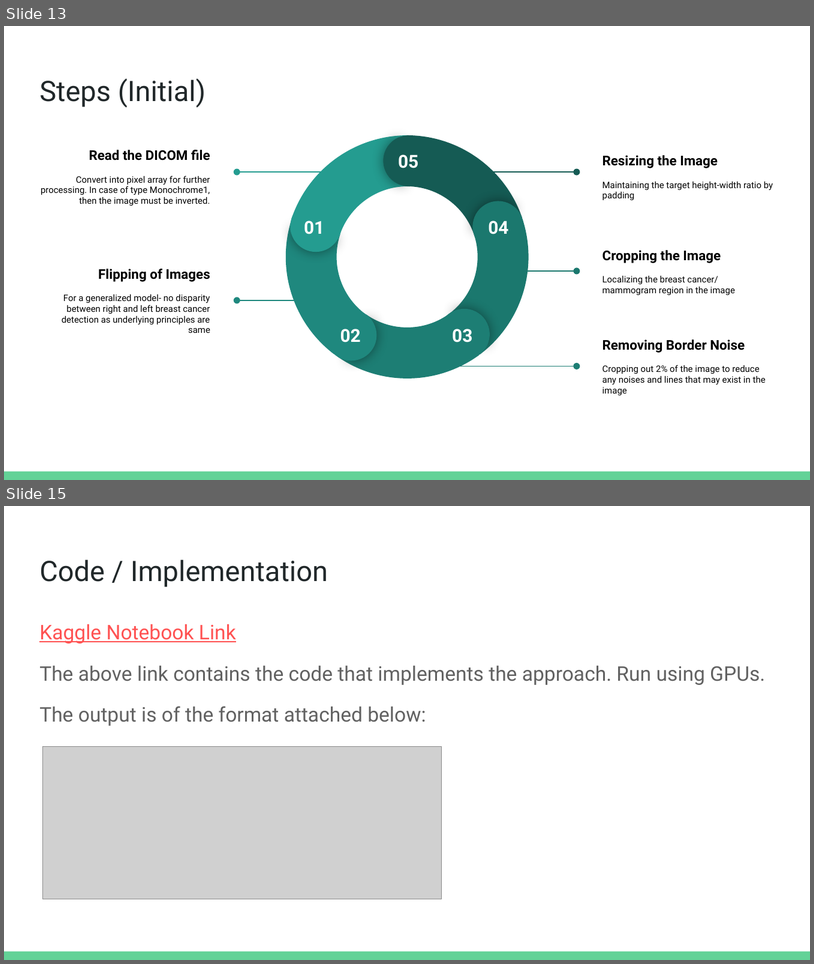
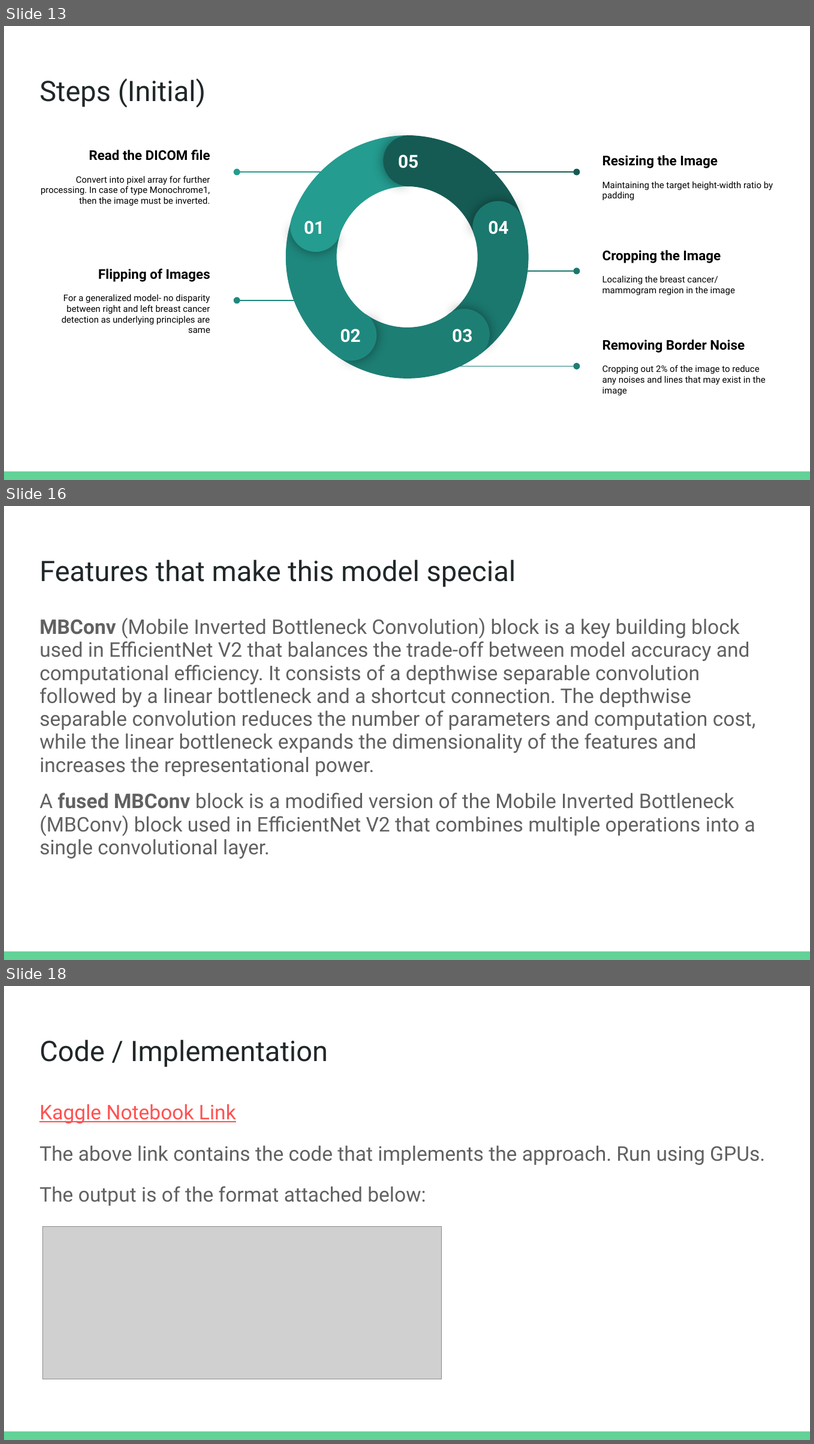
Before and after one commit to SachitNair/CSE4088_DA_2, a slide deck: DL- DA2.pptx. Shown one above the other, each under a label of ours: slides 13 and 15 before the commit, slides 13, 16 and 18 after it; the slides between them are not shown. The pictures are 814x964 and 814x1444 pixels, drawn with LibreOffice and Linux fonts; fonts in the diff are those of the drawing; grey boxes stand for pictures. Boxes give left, top, right and bottom in pixels: in the first picture for what was removed or moved away, otherwise in the second. Text is boxed around its words. In the diff, an @@ line names an element or a change of style, - is before the commit and + after.

```diff
--- a/DL- DA2.pptx
+++ b/DL- DA2.pptx
@@ slide 16 added at box(4, 506, 810, 960), background #FFFFFF; not listed: 1 template element that a slide beside it also shows @@
@@ title added at box(39, 559, 516, 587), 25.2 pt, text #202729 @@
+Features that make this model special
@@ text added at box(39, 618, 756, 858), 18 pt, text #616161 @@
+MBConv (Mobile Inverted Bottleneck Convolution) block is a key building block used in EfficientNet V2 that balances the trade-off between model accuracy and computational efficiency. It consists of a depthwise separable convolution followed by a linear bottleneck and a shortcut connection. The depthwise separable convolution reduces the number of parameters and computation cost, while the linear bottleneck expands the dimensionality of the features and increases the representational power.
+A fused MBConv block is a modified version of the Mobile Inverted Bottleneck (MBConv) block used in EfficientNet V2 that combines multiple operations into a single convolutional layer.
@@ what was slide 15 is now slide 18 @@
```
Also in this commit, not shown: 2 slides changed, 2 other slides added, 1 other file.
